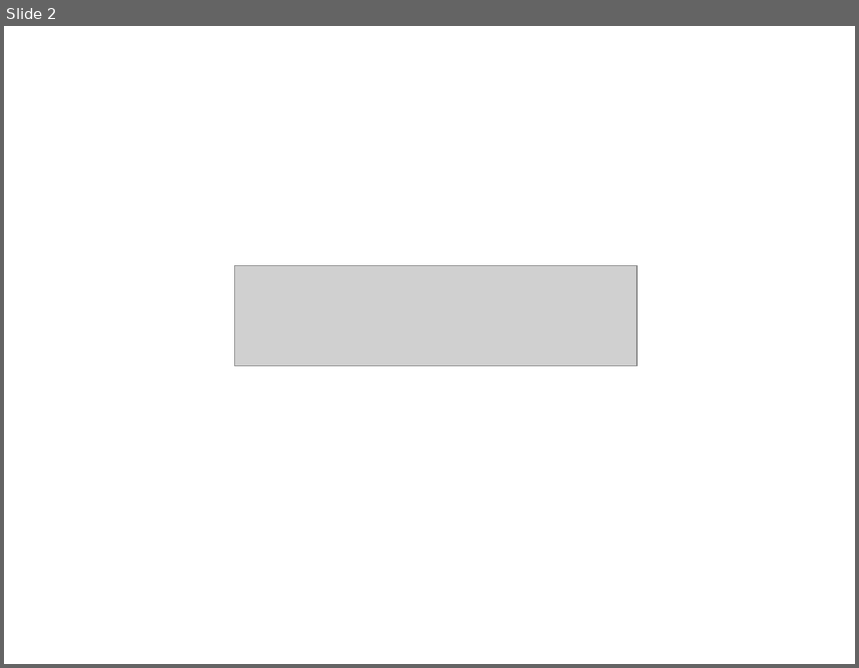
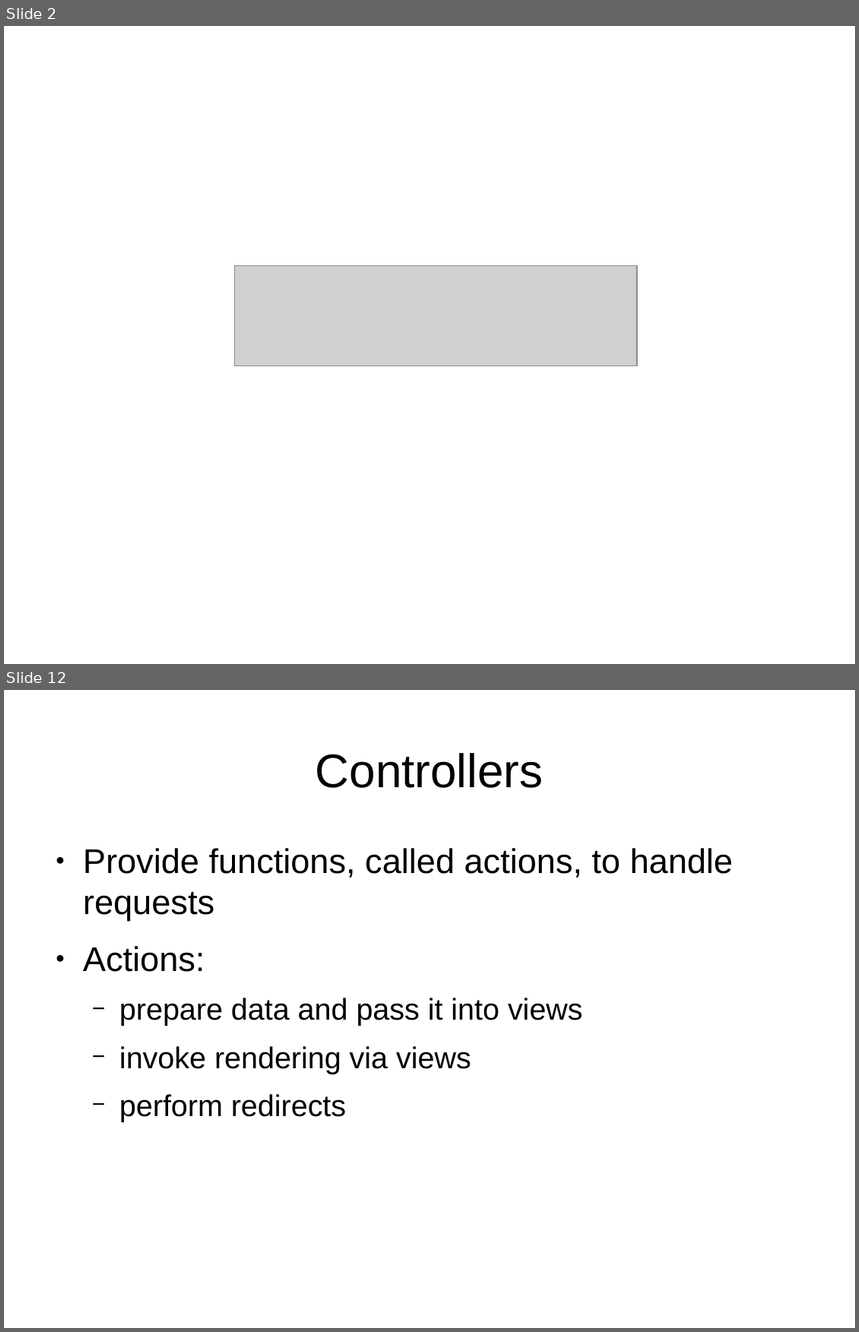
Before and after one commit to ramortegui/talks, a slide deck: odps/working_with_phoenix.odp. Shown one above the other, each under a label of ours: slide 2 before the commit, slides 2 and 12 after it; the slides between them are not shown. The pictures are 859x668 and 859x1332 pixels, drawn with LibreOffice and Linux fonts; fonts in the diff are those of the drawing; grey boxes stand for pictures. Boxes give left, top, right and bottom in pixels: in the first picture for what was removed or moved away, otherwise in the second. Text is boxed around its words. In the diff, an @@ line names an element or a change of style, - is before the commit and + after.

```diff
--- a/odps/working_with_phoenix.odp
+++ b/odps/working_with_phoenix.odp
@@ slide 12 added at [4,690,855,1328], background #FFFFFF @@
@@ title added at [316,753,544,788], 44 pt, text #000000 @@
+Controllers
@@ text added at [83,848,734,1122], 28 pt, text #000000 @@
+● Provide functions, called actions, to handle requests
+● Actions:
+  − prepare data and pass it into views
+  − invoke rendering via views
+  − perform redirects
```
Also in this commit, not shown: 8 slides changed, 21 other slides added, 1 slide removed.
